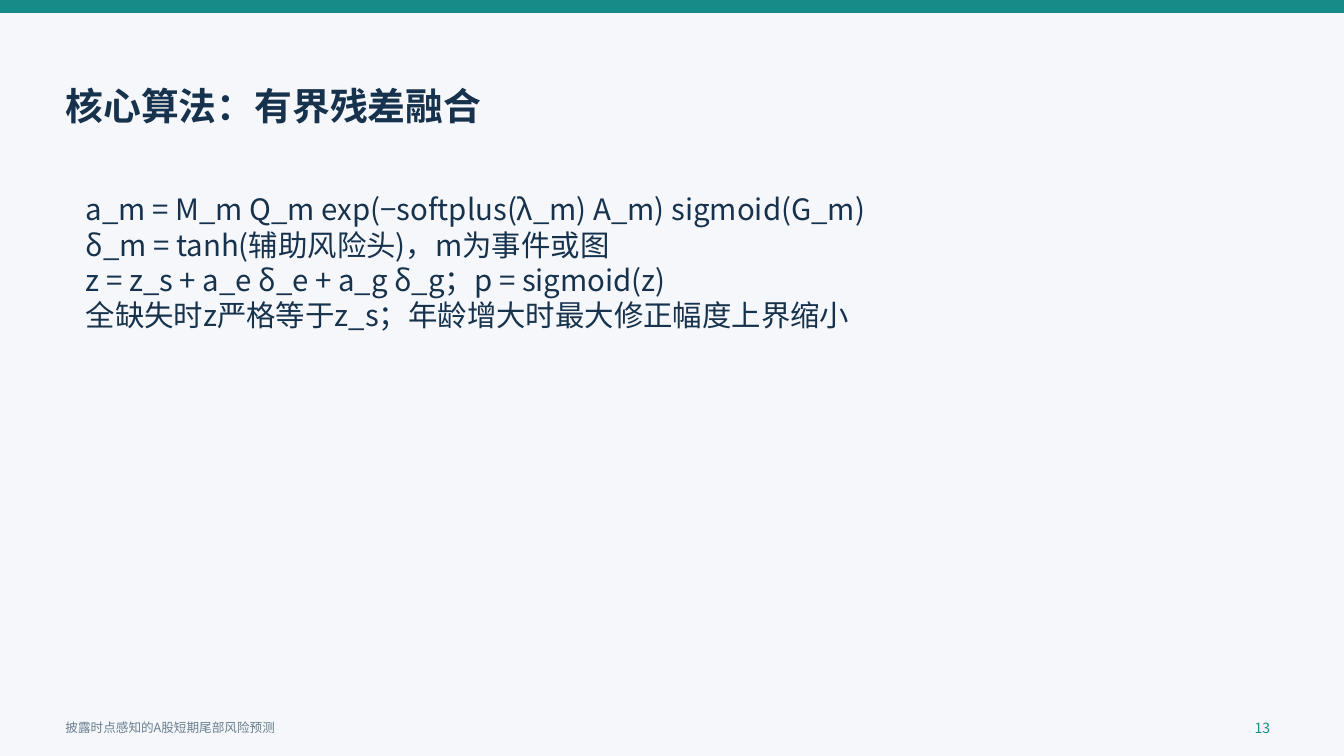
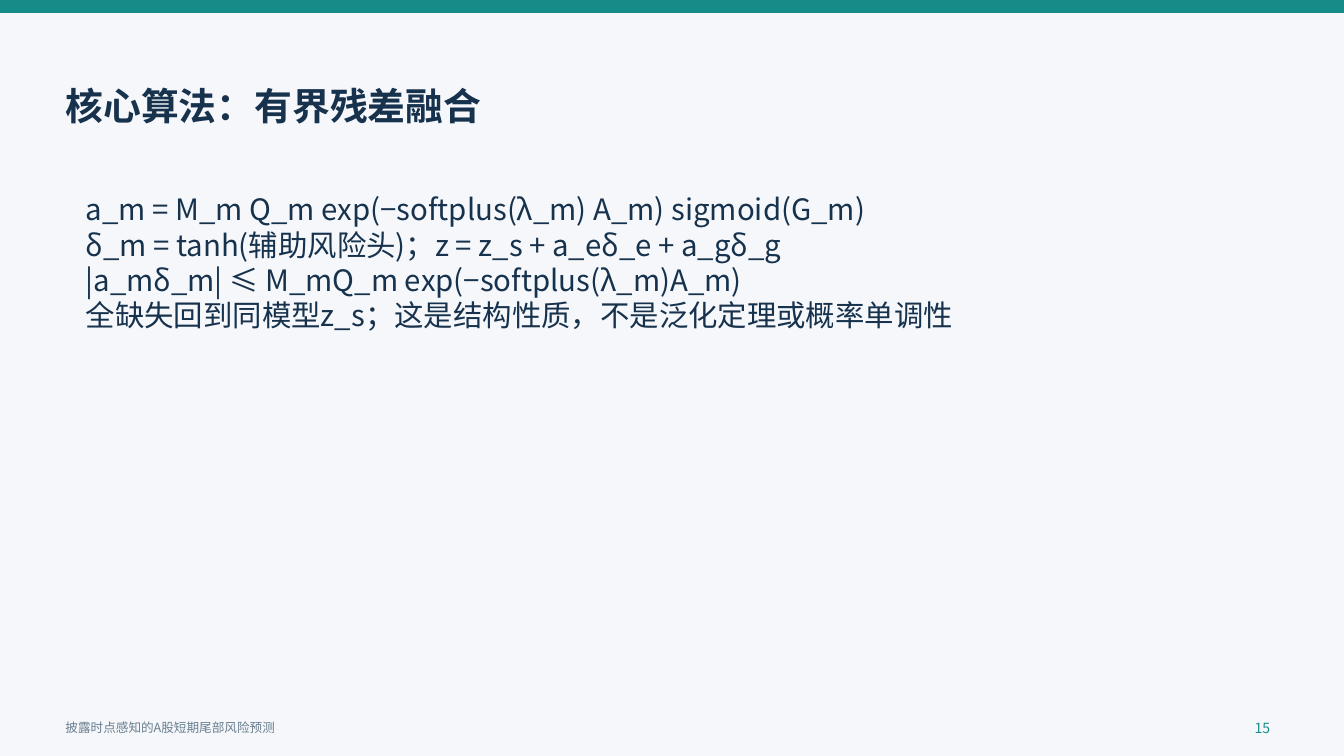
Before and after one commit to QiuKunYuan/llm-event-tail-risk-, a slide deck: slide 15 of docs/开题报告/开题答辩汇报.pptx (slide 13 before the commit). Drawn at 1344x756 pixels with LibreOffice and Linux fonts; fonts in the diff are those of the drawing. Boxes give left, top, right and bottom in pixels: in the first picture for what was removed or moved away, otherwise in the second. Text is boxed around its words. In the diff, an @@ line names an element or a change of style, - is before the commit and + after.

```diff
--- a/docs/开题报告/开题答辩汇报.pptx
+++ b/docs/开题报告/开题答辩汇报.pptx
@@ text at [86, 226, 953, 331]: text changed @@
-δ_m = tanh(辅助风险头)，m为事件或图
-z = z_s + a_e δ_e + a_g δ_g；p = sigmoid(z)
-全缺失时z严格等于z_s；年龄增大时最大修正幅度上界缩小
+δ_m = tanh(辅助风险头)；z = z_s + a_eδ_e + a_gδ_g
+|a_mδ_m| ≤ M_mQ_m exp(−softplus(λ_m)A_m)
+全缺失回到同模型z_s；这是结构性质，不是泛化定理或概率单调性
@@ text at [1255, 722, 1271, 733]: text changed @@
-13
+15
```
Also in this commit, not shown: 19 other slides changed, 4 slides added, 36 other files.
